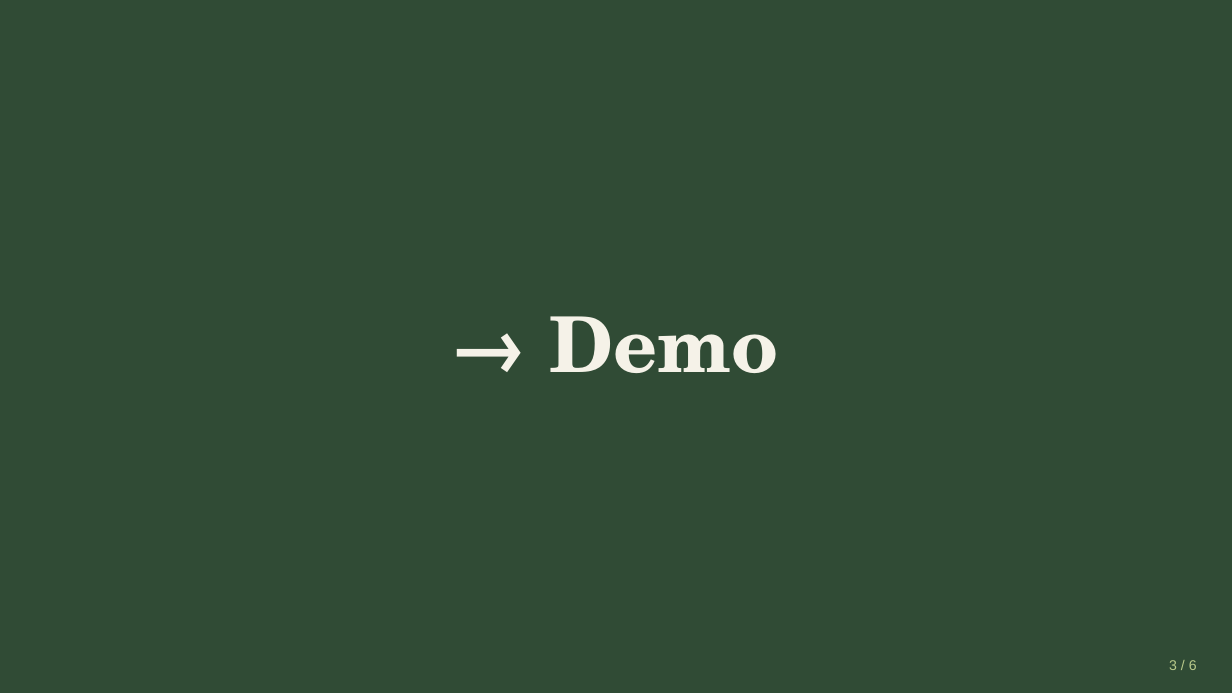
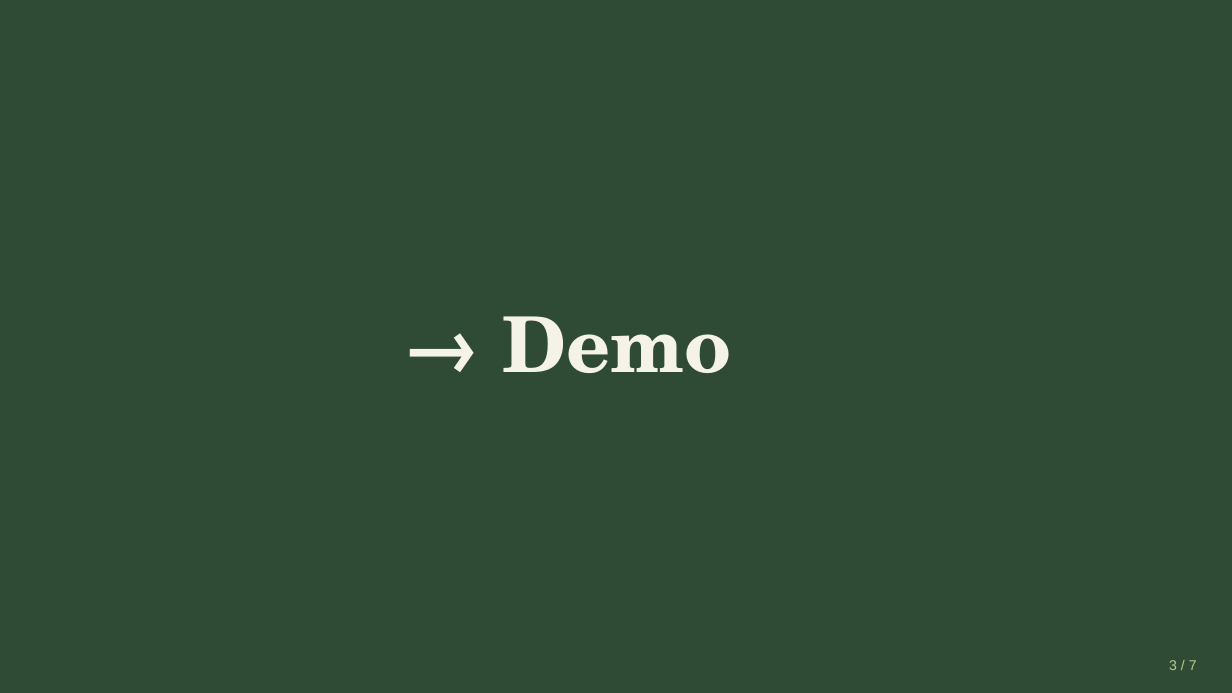
Before and after one commit to KaiZenKOS/Octro, a slide deck: slide 3 of docs/presentation/octro-presentation.pptx. Drawn at 1232x693 pixels with LibreOffice and Linux fonts; fonts in the diff are those of the drawing. Boxes give left, top, right and bottom in pixels: in the first picture for what was removed or moved away, otherwise in the second. Text is boxed around its words. In the diff, an @@ line names an element or a change of style, - is before the commit and + after.

Commit message:
Presentation-final

```diff
--- a/docs/presentation/octro-presentation.pptx
+++ b/docs/presentation/octro-presentation.pptx
@@ text "→ Demo": place and size @@
-text "→ Demo" at box(549, 316, 779, 373)
+text "→ Demo" at box(502, 316, 732, 373)
@@ text at box(1169, 660, 1197, 670): text changed @@
-3 / 6
+3 / 7
```
Also in this commit, not shown: 4 other slides changed, 2 slides added, 1 slide removed, 1 other file.
